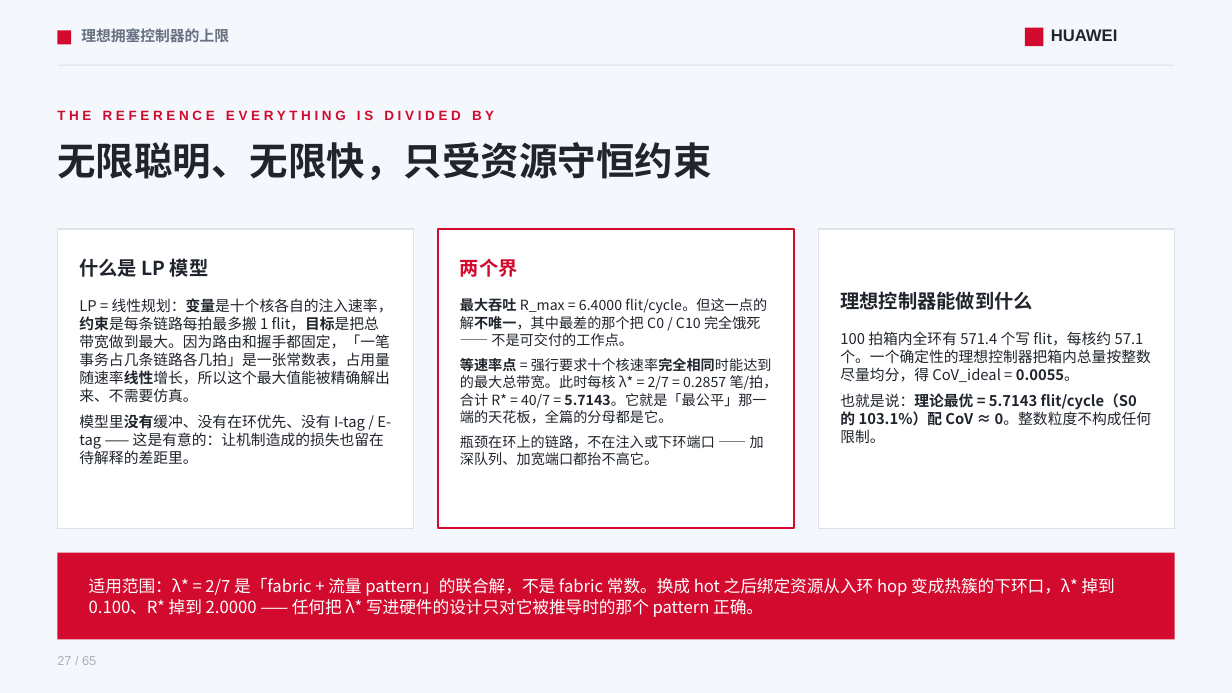
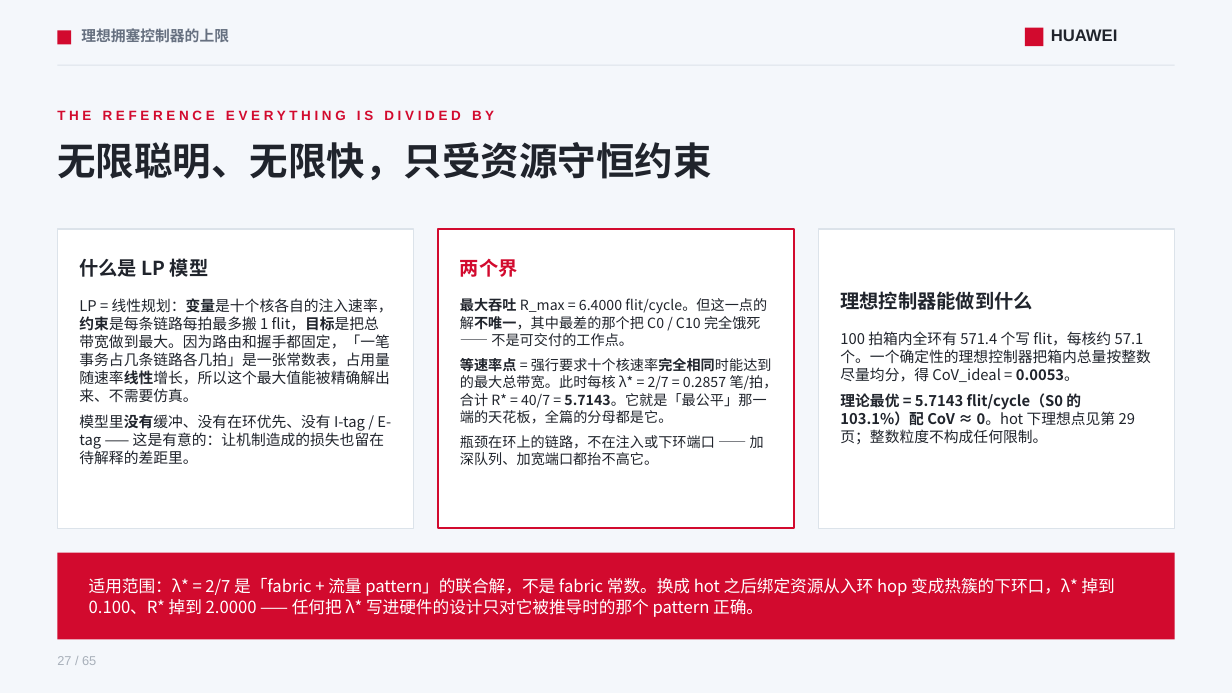
Before and after one commit to lukebest/booksim2, a slide deck: slide 27 of ppt/ring2-write-fairness.pptx. Drawn at 1232x693 pixels with LibreOffice and Linux fonts; fonts in the diff are those of the drawing. Boxes give left, top, right and bottom in pixels: in the first picture for what was removed or moved away, otherwise in the second. Text is boxed around its words. In the diff, an @@ line names an element or a change of style, - is before the commit and + after.

```diff
--- a/ppt/ring2-write-fairness.pptx
+++ b/ppt/ring2-write-fairness.pptx
@@ text at (840,331,1150,444): text changed @@
-100 拍箱内全环有 571.4 个写 flit，每核约 57.1 个。一个确定性的理想控制器把箱内总量按整数尽量均分，得 CoV_ideal = 0.0055。
-也就是说：理论最优 = 5.7143 flit/cycle（S0 的 103.1%）配 CoV ≈ 0。整数粒度不构成任何限制。
+100 拍箱内全环有 571.4 个写 flit，每核约 57.1 个。一个确定性的理想控制器把箱内总量按整数尽量均分，得 CoV_ideal = 0.0053。
+理论最优 = 5.7143 flit/cycle（S0 的 103.1%）配 CoV ≈ 0。hot 下理想点见第 29 页；整数粒度不构成任何限制。
```
Also in this commit, not shown: 4 other slides changed, 4 other files.
